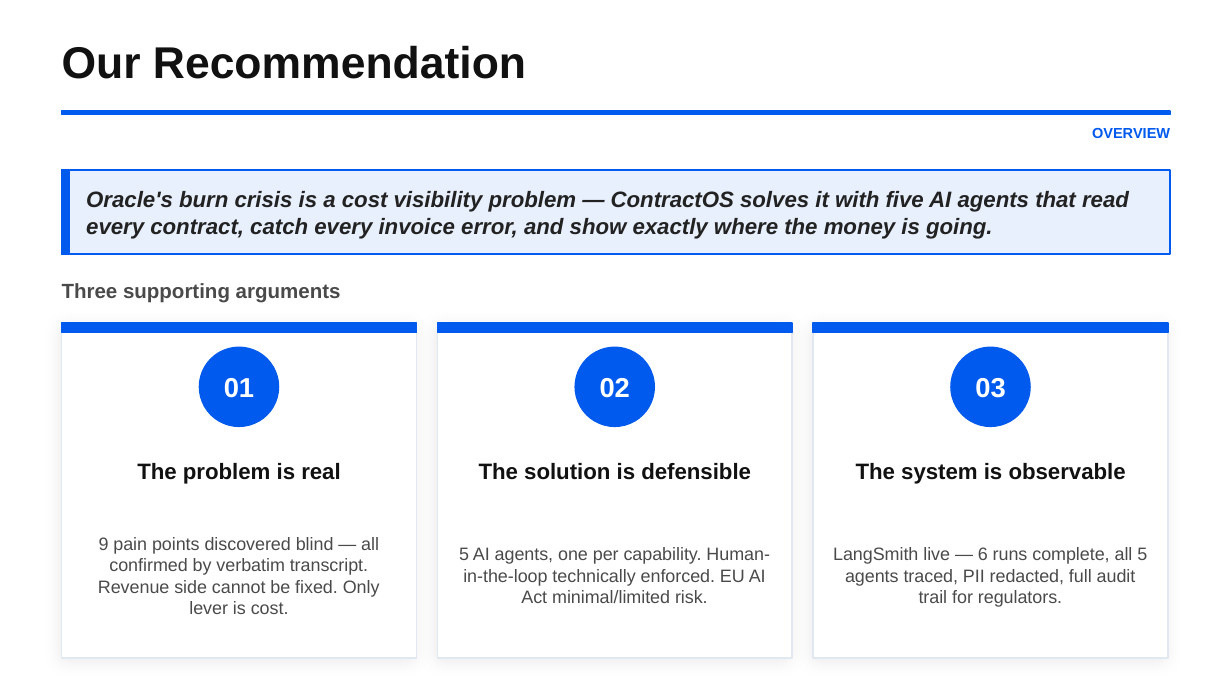
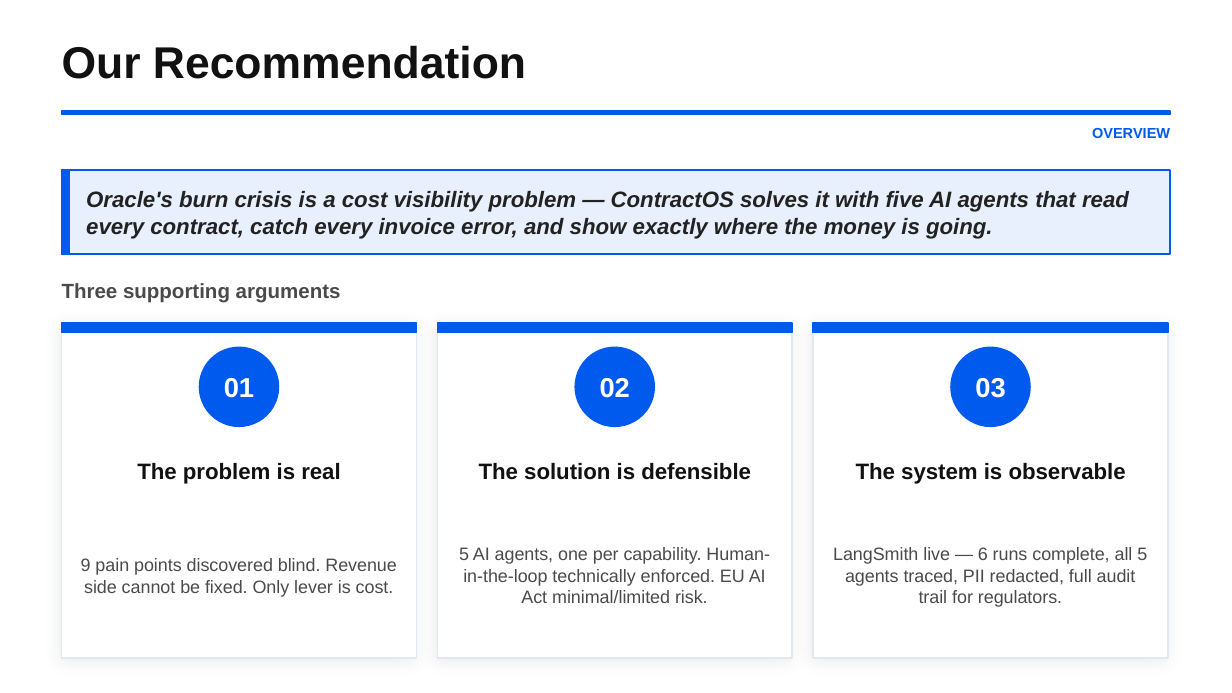
Before and after one commit to dbystrova26/project4, a slide deck: slide 2 of ContractOS_Pitch.pptx. Drawn at 1232x693 pixels with LibreOffice and Linux fonts; fonts in the diff are those of the drawing. Boxes give left, top, right and bottom in pixels: in the first picture for what was removed or moved away, otherwise in the second. Text is boxed around its words. In the diff, an @@ line names an element or a change of style, - is before the commit and + after.

```diff
--- a/ContractOS_Pitch.pptx
+++ b/ContractOS_Pitch.pptx
@@ text at (81, 558, 396, 597): text changed @@
-9 pain points discovered blind — all confirmed by verbatim transcript. Revenue side cannot be fixed. Only lever is cost.
+9 pain points discovered blind. Revenue side cannot be fixed. Only lever is cost.
```
Also in this commit, not shown: 3 other slides changed, 1 slide added, 2 other files.
